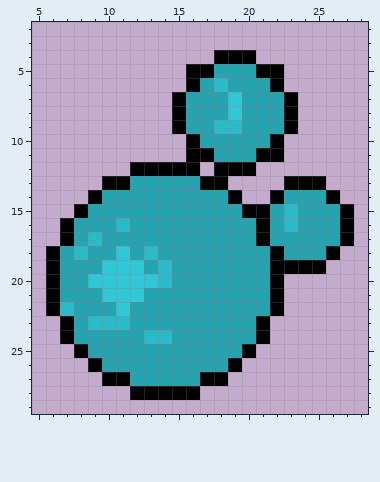
A pixel-art sprite gets an edit: project_zeek/data/images/bonus.png. That is the earlier state.
The file is 33x33 pixels. Colours within 5 levels of each other are drawn and written as one. Shown: x 5..28, y 2..29.
And afterwards:
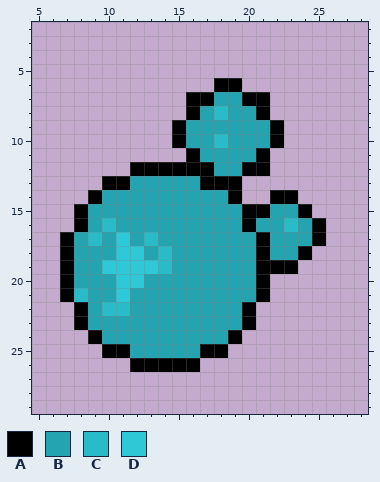
Palette (. is transparent): A #000000  B #23a4b0  C #2abbc8  D #2fc8d6
Changes in this commit:
@@ x 5..28 @@
  3 ........................
- 4 .............AAA........
- 5 ...........AABBBAA......
- 6 ...........ABCBBBA......
- 7 ..........ABBBDBBBA.....
- 8 ..........ABBBDBBBA.....
- 9 ..........ABBCCBBBA.....
-10 ...........ABBBBBA......
-11 ...........AABBBAA......
-12 .......AAAAA.AAA........
-13 .....AABBBBBAA....AAA...
-14 ....ABBBBBBBBBA..ABBBA..
-15 ...ABBBBBBBBBBBAABCBBBA.
-16 ..ABBBCBBBBBBBBBABCBBBA.
-17 ..ABCBBBBBBBBBBBABBBBBA.
-18 .ABCBBDBCBBBBBBBBABBBA..
-19 .ABBBDDDBCBBBBBBBAAAA...
-20 .ABBDDDDDCBBBBBBBA......
-21 .ABBBDDDBBBBBBBBBA......
-22 .ACBBBDBBBBBBBBBBA......
-23 ..ABCCCBBBBBBBBBA.......
-24 ..ABBBBBCCBBBBBBA.......
-25 ...ABBBBBBBBBBBA........
-26 ....ABBBBBBBBBA.........
-27 .....AABBBBBAA..........
-28 .......AAAAA............
+ 4 ........................
+ 5 ........................
+ 6 .............AA.........
+ 7 ...........AABBAA.......
+ 8 ...........ABCBBA.......
+ 9 ..........ABBBBBBA......
+10 ..........ABBCBBBA......
+11 ...........ABBBBA.......
+12 .......AAAAAABBAA.......
+13 .....AABBBBBAAA.........
+14 ....ABBBBBBBBBA..AA.....
+15 ...ABBBBBBBBBBBAABBA....
+16 ...ABCBBBBBBBBBABBCBA...
+17 ..ABCBDBCBBBBBBBABBBA...
+18 ..ABBBDDBCBBBBBBABBA....
+19 ..ABBDDDDCBBBBBBAAA.....
+20 ..ABBBDDBBBBBBBBA.......
+21 ..ACBBDBBBBBBBBBA.......
+22 ...ABCCBBBBBBBBA........
+23 ...ABBBBBBBBBBBA........
+24 ....ABBBBBBBBBA.........
+25 .....AABBBBBAA..........
+26 .......AAAAA............
+27 ........................
+28 ........................
 29 ........................
Pixel boxes of the changes (left, top, right, bottom) in both pictures:
changed: (46, 50, 354, 400)
